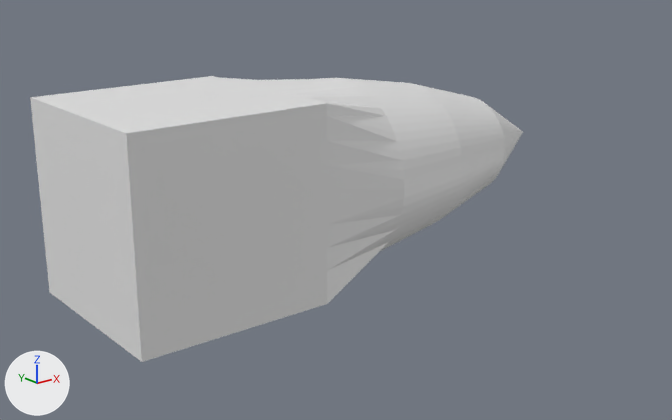
Two versions of the Blender file Models/AESA.blend, one commit apart.
Rendered twice from a camera (50 mm lens) standing at (-1.561, -1.923, 0.656) and looking at (-0.035, -0.015, -0.107). Arrows for +X, +Y and +Z are at lower left; the lights stay in place. Materials are left out; every surface is plain grey.

Objects in the first picture: 'Nose Cone', 'Radar Box'.
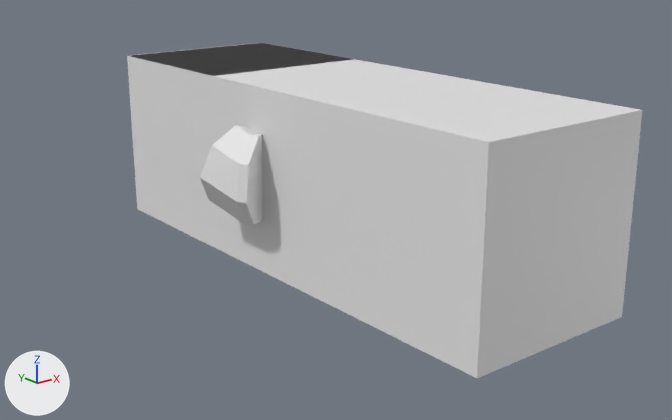
Where the newer file only moved an object's origin or applied its transform, the numbers keep the older frame.

Location of each change, (x1, y1, x2, y2) in pixels of the pictures (672 x 420 px):
'Bounds', shown: after (130, 43, 642, 378)
'Radar Box', mesh turned: before (30, 76, 327, 362); after (127, 43, 350, 250)
'Antenna', shown: after (200, 125, 262, 225)
'Boxes', shown: after (191, 114, 233, 213)
'Nose Cone', unchanged, covered by the edit: before (219, 77, 523, 304)

Edits to the bpy script that builds the scene:
```text
Change me_cube_002:
    where me_cube_002.from_pydata(...)  # 8 vertices, 6 faces; spans x -0.255..0.25, y -0.25..0.25, z -0.25..0.25
    used by ob_radar_box; location = (-0.5, 0.0, 0.0)
    me_cube_002 part 1: the whole mesh is turned -90 degrees about the z axis through its middle, then moved by (0.503, 0.502, 0.0)
Change me_cube_005:
    where me_cube_005.from_pydata(...)  # 154 vertices, 78 faces; spans x -100.5..0.5, y -0.5..0.5, z -0.5..0.5
    used by ob_boxes; location = (-0.25, 0.0, 0.0); scale = (0.005, 0.5, 0.5)
    me_cube_005 part 2: the whole mesh is multiplied about its middle by the matrix ((0.0, 0.5, 0.0), (-0.005, 0.0, 0.0), (0.0, 0.0, 0.5)), then moved by (50.0, 0.5, 0.0)
Change ob_bounds:
    ob_bounds.rotation_euler: (0.0, 0.0, 0.0) -> (0.0, 0.0, -1.571)  # degrees (0, 0, 0) -> degrees (0, 0, -90)
    remove ob_bounds.hide_viewport = True
Change ob_boxes:
    remove ob_boxes.hide_viewport = True
Change ob_antenna:
    remove ob_antenna.hide_viewport = True
```
